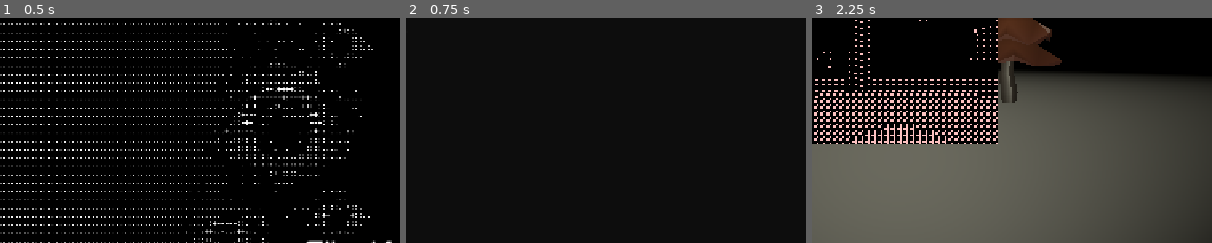
Above: before the commit, frames 1-3 (left to right).
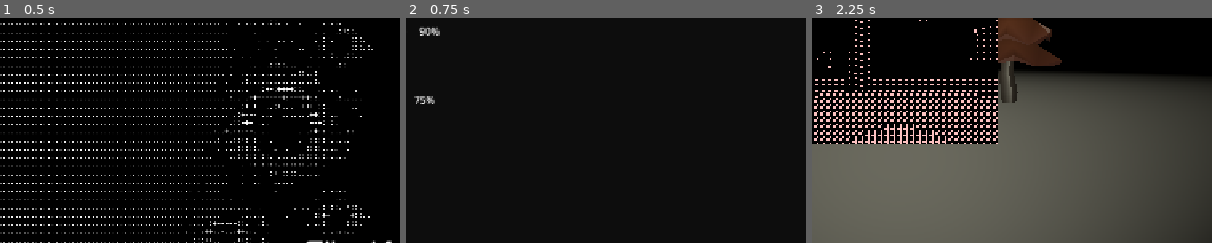
Above: after the commit, the same moments.

Repository: nyayat/Occuloss
Game: Godot game, scene res://Scenes/MainMenu.tscn
The game is run twice, just before and just after one commit, with the same random seed, the same clock (stepped at 60 frames per second) and the same inputs.
Inputs:
- Up to frame 1 (0.5 s): no input
- Up to frame 2 (0.75 s): click "Options" at 0.5 s
- Up to frame 3 (2.25 s): click "Retour" at 1.25 s; click "Jouer" at 2 s
The pictures show only the part of the screen within x 39-89%, y 34-84%; the shares and areas given below are measured in that part.

Frame 1 is identical in both runs. In frame 2, 0.3% of the frame differs, in the area x 2-9%, y 3-39%; in frame 3, nothing differs.

Commit message:
fix settings

Diff:
--- a/Scenes/OptionsMenu.tscn
+++ b/Scenes/OptionsMenu.tscn
@@ -68,8 +68,13 @@
 custom_minimum_size = Vector2(300, 26.978)
 layout_mode = 2
 value = 90.0
-allow_greater = true
-allow_lesser = true
+
+[node name="Info" type="RichTextLabel" parent="GridContainer/Peur"]
+layout_mode = 2
+fit_content = true
+autowrap_mode = 0
+horizontal_alignment = 1
+vertical_alignment = 1
 
 [node name="Fun" type="HBoxContainer" parent="GridContainer"]
 layout_mode = 2
@@ -87,7 +92,13 @@
 custom_minimum_size = Vector2(300, 26.978)
 layout_mode = 2
 value = 75.0
-allow_greater = true
+
+[node name="Info" type="RichTextLabel" parent="GridContainer/Fun"]
+layout_mode = 2
+fit_content = true
+autowrap_mode = 0
+horizontal_alignment = 1
+vertical_alignment = 1
 
 [node name="Button" type="MenuButton" parent="GridContainer"]
 layout_mode = 2
--- a/Scripts/Settings.gd
+++ b/Scripts/Settings.gd
@@ -6,10 +6,18 @@
 @onready var volume_slider = $GridContainer/Volume/HSlider
 @onready var volume_info = $GridContainer/Volume/Info
 
+@onready var peur_slider = $GridContainer/Peur/HSlider
+@onready var peur_info = $GridContainer/Peur/Info
+
+@onready var fun_slider = $GridContainer/Fun/HSlider
+@onready var fun_info = $GridContainer/Fun/Info
+
 
 # Setup page
 func _ready() -> void:
-	volume_slider.value = audio_controller.get_volume()
+	volume_slider.set_value(audio_controller.get_volume())
+	_on_fear_slider_changed(peur_slider.get_value())
+	_on_fun_slider_changed(fun_slider.get_value())
 
 
 # Handle navigation
@@ -20,16 +28,16 @@
 
 # Volume
 func _on_volume_slider_changed(value: float) -> void:
-	audio_controller.set_volume(volume_slider.value)
-	volume_info.set_text(str(volume_slider.value * 100).pad_decimals(0) + "%")
+	audio_controller.set_volume(value)
+	volume_info.set_text(str(value * 100).pad_decimals(0) + "%")
 
 
-func _on_fear_slider_changed(_value: float) -> void:
-	pass
+func _on_fear_slider_changed(value: float) -> void:
+	peur_info.set_text(str(value).pad_decimals(0) + "%")
 
 
-func _on_fun_slider_changed(_value: float) -> void:
-	pass
+func _on_fun_slider_changed(value: float) -> void:
+	fun_info.set_text(str(value).pad_decimals(0) + "%")
 
 
 func _on_return_button_pressed() -> void:
